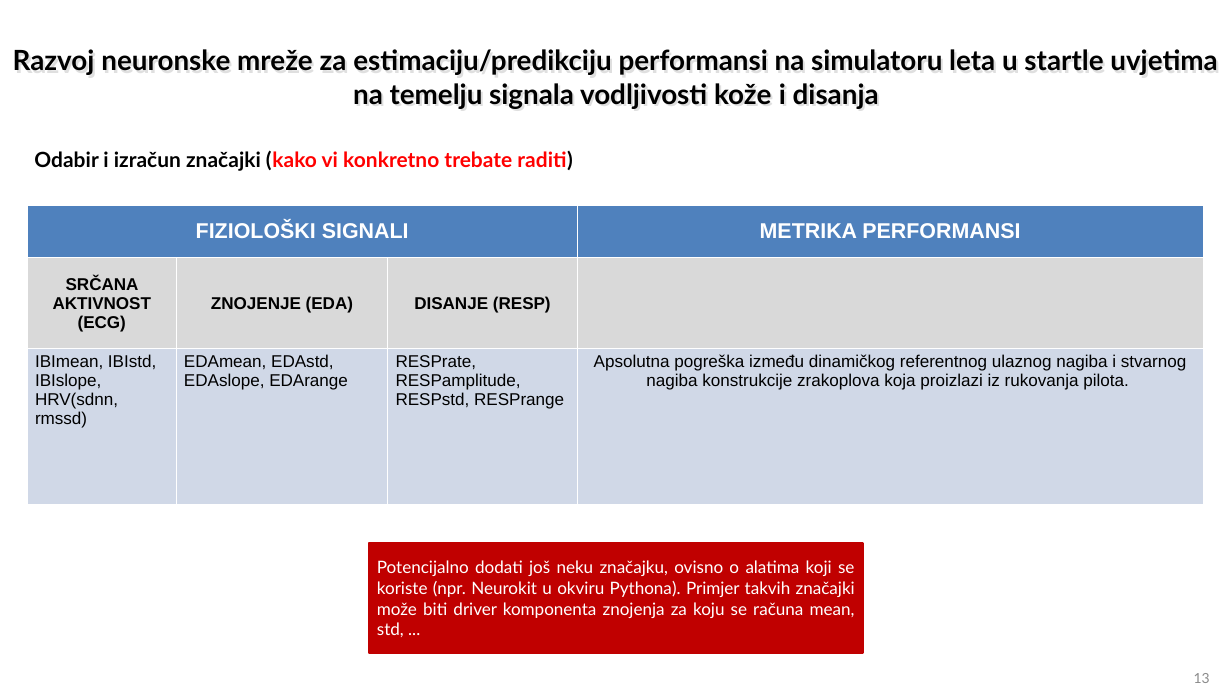
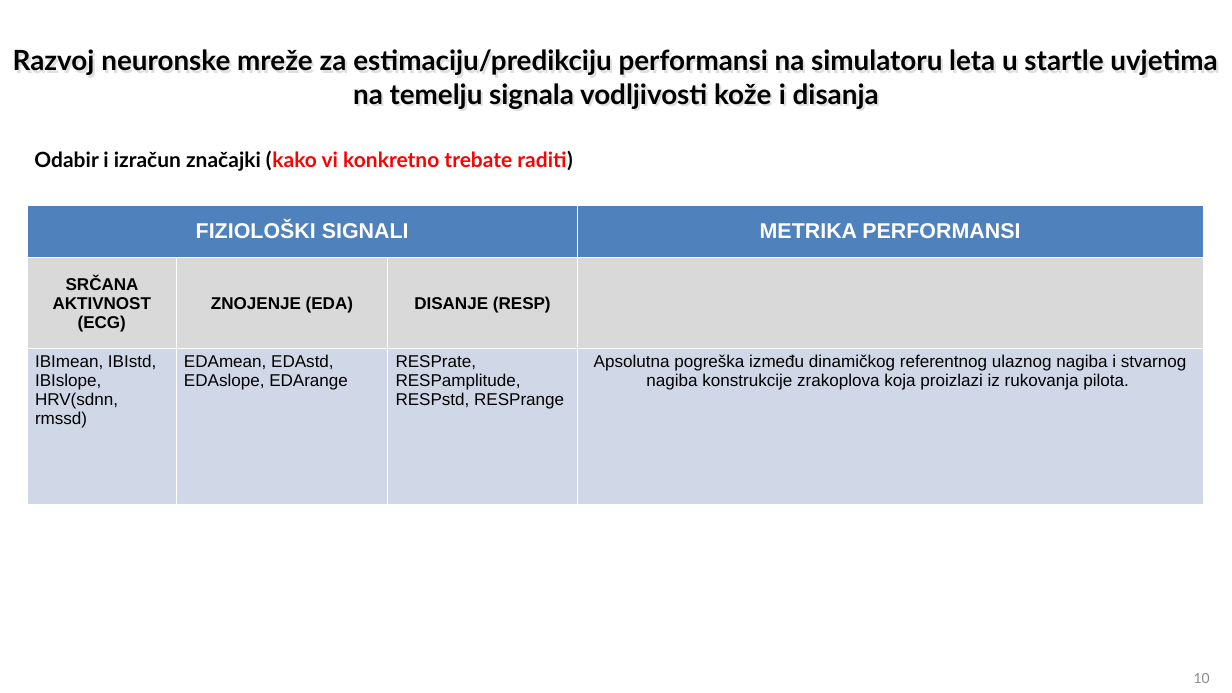
Before and after one commit to florijan127/ost_seminar, a slide deck: slide 10 of OST_2024-25_Predlozak za prakticni seminarski rad_Web (1).pptx (slide 13 before the commit). Drawn at 1232x693 pixels with LibreOffice and Linux fonts; fonts in the diff are those of the drawing. Boxes give left, top, right and bottom in pixels: in the first picture for what was removed or moved away, otherwise in the second. Text is boxed around its words. In the diff, an @@ line names an element or a change of style, - is before the commit and + after.

```diff
--- a/OST_2024-25_Predlozak za prakticni seminarski rad_Web (1).pptx
+++ b/OST_2024-25_Predlozak za prakticni seminarski rad_Web (1).pptx
@@ rectangle removed at [370, 543, 863, 652] @@
-Potencijalno dodati još neku značajku, ovisno o alatima koji se koriste (npr. Neurokit u okviru Pythona). Primjer takvih značajki može biti driver komponenta znojenja za koju se računa mean, std, ...
@@ page number at [1194, 673, 1210, 683]: text changed @@
-13
+10
```
Also in this commit, not shown: 12 other slides changed, 6 slides removed, 3 other files.
